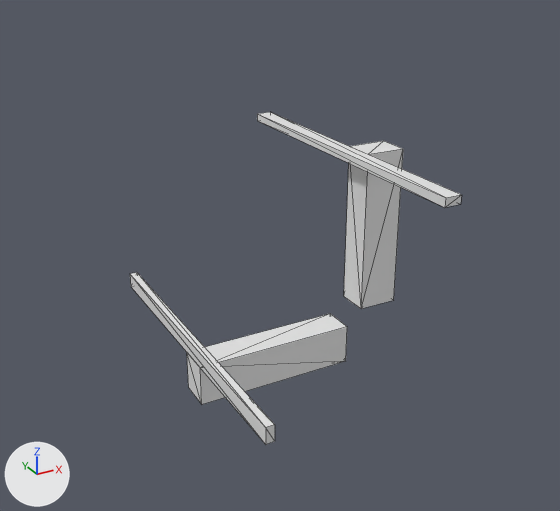
One commit to the OBJ model Data/bmc/tiles_structure/t_189.obj: the scene before it, then after it.
Before and after are seen from a camera (50 mm lens) standing at (-1.217, -1.875, 1.131) and looking at (-0.115, 0.128, 0.13). The axes (+X, +Y, +Z) are drawn at lower left. The lights are the same throughout. Mesh edges are drawn as thin lines. Where no turn or scale is listed for an object, it has been applied to the vertices.

The first picture shows 't_189'.
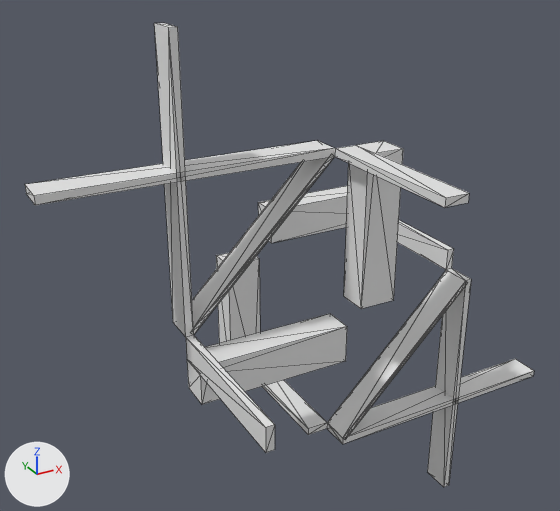
Location of each change, (x1, y1, x2, y2) in pixels of the pictures (560 x 511 px):
't_189', reshaped (54% wider, 40% taller)
    before: (130, 112, 461, 444)
    after: (25, 23, 534, 487)
part 1 of me_t_189, added
    after: (216, 186, 534, 487)
part 2 of me_t_189, built on
    before: (130, 112, 461, 444)
    after: (25, 23, 469, 453)

Patch to the scene script:
```diff
--- a/Data/bmc/tiles_structure/t_189.obj.py
+++ b/Data/bmc/tiles_structure/t_189.obj.py
@@ me_t_189 @@
 # used by ob_t_189; location = (0.0, 0.0, 0.0)
-me_t_189.from_pydata(...)  # 32 vertices, 48 faces; spans x -0.5..0.175, y -0.5..0.5, z -0.175..0.5
+me_t_189.from_pydata(...)  # 248 vertices, 488 faces; spans x -0.875..0.875, y -0.5..0.5, z -0.875..0.875
+# me_t_189 part 1: a new loose piece of 124 vertices spanning x -0.175..0.875, y -0.1..0.5, z -0.875..0.175
+# me_t_189 part 2
+# 13 vertices are removed from x -0.5..0.05, y -0.5..0.5, z -0.05..0.5
+# 41 faces are deleted
+# 3 vertices move from x -0.475..0.05, y -0.5, z -0.05..0.5 to x -0.5..0.075, y -0.5, z -0.075..0.5
+# 80 vertices are added at x -0.875..0.075, y -0.5..0.1, z -0.075..0.875
+# 7 new vertices lie (0.0, 0.5, 0.0) away from vertices in x -0.5..0.05, y -0.5, z -0.05..0.5
+# 6 new vertices lie (-0.059, 0.0, -0.059) away from vertices in x -0.069..-0.06, y 0.0..0.1, z 0.416..0.425
+# 6 new vertices lie (0.059, 0.0, 0.059) away from vertices in x -0.425..-0.416, y 0.0..0.1, z 0.06..0.069
+# 6 new vertices lie (0.119, 0.0, 0.119) away from vertices in x -0.366..-0.358, y 0.0..0.1, z 0.12..0.128
+# 237 new faces join them
```
